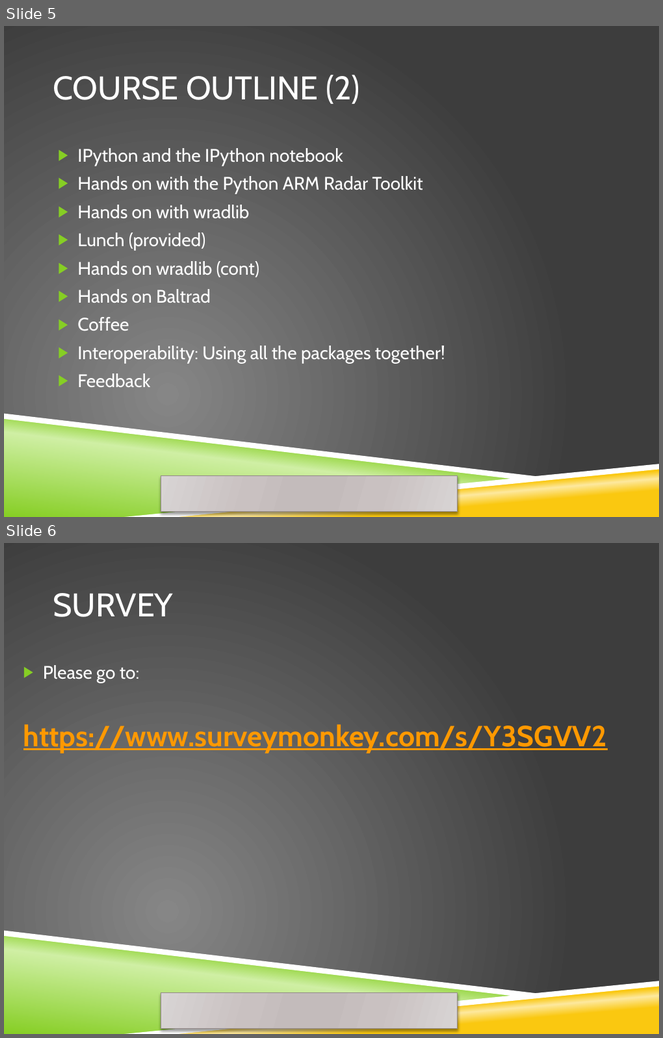
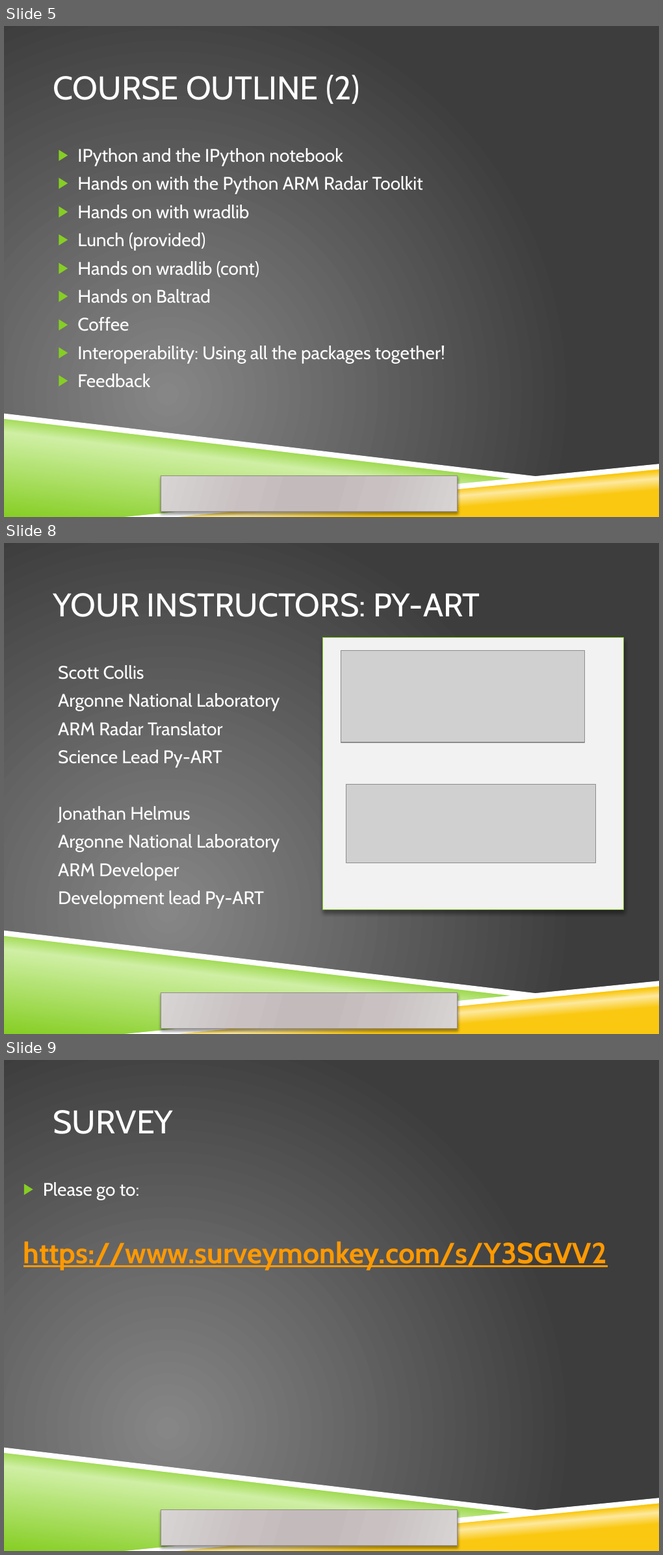
Before and after one commit to openradar/open_source_radar_short_course, a slide deck: powerpoint/1 welcome.pptx. Shown one above the other, each under a label of ours: slides 5 and 6 before the commit, slides 5, 8 and 9 after it; the slides between them are not shown. The pictures are 663x1038 and 663x1555 pixels, drawn with LibreOffice and Linux fonts; fonts in the diff are those of the drawing; grey boxes stand for pictures; background and template pictures are left out. Boxes give left, top, right and bottom in pixels: in the first picture for what was removed or moved away, otherwise in the second. Text is boxed around its words. In the diff, an @@ line names an element or a change of style, - is before the commit and + after.

```diff
--- a/powerpoint/1 welcome.pptx
+++ b/powerpoint/1 welcome.pptx
@@ slide 8 added at [4,543,659,1034], background picture (left out); not listed: 6 template elements that a slide beside it also shows @@
@@ title added at [53,593,480,617], 36 pt, text #FFFFFF @@
+YOUR INSTRUCTORS: PY-ART
@@ rectangle added at [323,638,624,910], fill #F2F2F2, outline #86CE24 0.75 pt @@
@@ picture added at [341,650,585,742] @@
@@ text added at [58,665,280,909], 20 pt, text #FFFFFF @@
+Scott Collis
+Argonne National Laboratory
+ARM Radar Translator
+Science Lead Py-ART
+Jonathan Helmus
+Argonne National Laboratory
+ARM Developer
+Development lead Py-ART
@@ picture added at [347,785,596,864] @@
@@ what was slide 6 is now slide 9 @@
```
Also in this commit, not shown: 2 other slides added.
